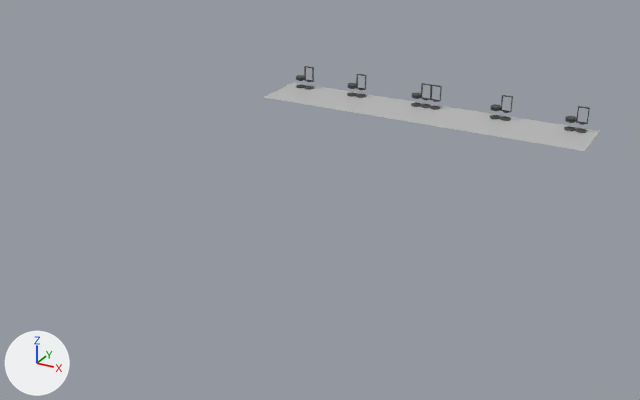
A saved change to the FBX model Ghostbait/FBXFiles/TutorialScene.fbx.
Camera for both pictures: a camera (50 mm lens) standing at (0.444, -0.755, 0.264) and looking at (0.125, -0.175, -0.026). The lights are fixed; the arrows at lower left show +X, +Y and +Z. Where no turn or scale is listed for an object, it has been applied to the vertices.

Names of what the first picture shows: 'TutorialFloor__0'.
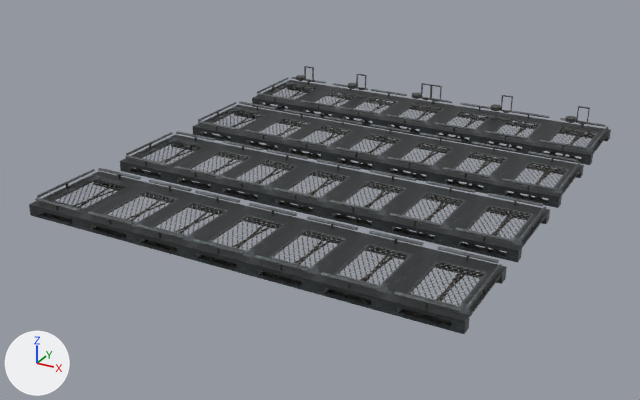
The change, as JSON lines over the scene's bpy script:
```json
{"op": "add", "block": "img_catwalkt_png", "code": ["img_catwalkt_png = load_image('catwalkT.png', '_unpacked/catwalkT.png', 512, 512, 'sRGB')"]}
{"op": "add", "block": "mat_pasted__pasted__lambert12", "code": ["mat_pasted__pasted__lambert12 = principled_material('pasted__pasted__lambert12')", "mat_pasted__pasted__lambert12.texture = img_catwalkt_png  # with its transparency"]}
{"op": "add", "block": "mat_pasted__pasted__lambert14", "code": ["mat_pasted__pasted__lambert14 = principled_material('pasted__pasted__lambert14')", "mat_pasted__pasted__lambert14.texture = img_catwalkt_png  # with its transparency"]}
{"op": "add", "block": "mat_pasted__pasted__lambert13", "code": ["mat_pasted__pasted__lambert13 = principled_material('pasted__pasted__lambert13')", "mat_pasted__pasted__lambert13.texture = img_catwalkt_png  # with its transparency"]}
{"op": "add", "block": "mat_pasted__pasted__lambert15", "code": ["mat_pasted__pasted__lambert15 = principled_material('pasted__pasted__lambert15')", "mat_pasted__pasted__lambert15.texture = img_catwalkt_png  # with its transparency"]}
{"block": "me_mesh_011", "where": "# used by ob_tutorialfloor__0; location = (0.14, 0.0, 0.0)"}
{"op": "remove", "block": "me_mesh_011", "code": "me_mesh_011.from_pydata(...)  # 4 vertices, 2 faces; spans x -0.16..0.16, y -0.03..0.03, z 0.0"}
{"op": "remove", "block": "me_mesh_011", "code": "me_mesh_011.materials.append(mat_lambert1)  # grey #bcbcbc"}
{"op": "add", "block": "me_mesh_011", "code": "me_mesh_011.from_pydata(...)  # 1336 vertices, 1886 faces; spans x -0.168..0.168, y -0.037..0.037, z -0.009..0.005"}
{"block": "me_mesh_011", "change": "me_mesh_011 part 1: 4 vertices removed from x -0.16..0.16, y -0.03..0.03, z 0.0; 1336 vertices added at x -0.168..0.168, y -0.037..0.037, z -0.009..0.005"}
{"block": "me_mesh_011", "change": "me_mesh_011 part 2: the surface is now shaded smooth"}
{"op": "add", "block": "me_mesh_011", "code": "me_mesh_011.materials.append(mat_pasted__pasted__lambert12)  # picture img_catwalkt_png"}
{"op": "add", "block": "me_mesh_010_1", "code": ["me_mesh_010_1 = bpy.data.meshes.new('Mesh.010')", "me_mesh_010_1.from_pydata(...)  # 1336 vertices, 1886 faces; spans x -0.168..0.168, y -0.037..0.037, z -0.007..0.007", "me_mesh_010_1.materials.append(mat_pasted__pasted__lambert14)  # picture img_catwalkt_png"]}
{"op": "add", "block": "me_mesh_009_1", "code": ["me_mesh_009_1 = bpy.data.meshes.new('Mesh.009')", "me_mesh_009_1.from_pydata(...)  # 1336 vertices, 1886 faces; spans x -0.168..0.168, y -0.037..0.037, z -0.007..0.007", "me_mesh_009_1.materials.append(mat_pasted__pasted__lambert13)  # picture img_catwalkt_png"]}
{"op": "add", "block": "me_mesh_011_1", "code": ["me_mesh_011_1 = bpy.data.meshes.new('Mesh.011')", "me_mesh_011_1.from_pydata(...)  # 1336 vertices, 1886 faces; spans x -0.168..0.168, y -0.037..0.037, z -0.007..0.007", "me_mesh_011_1.materials.append(mat_pasted__pasted__lambert15)  # picture img_catwalkt_png"]}
{"op": "add", "block": "ob_tutorialfloor__2", "code": ["ob_tutorialfloor__2 = bpy.data.objects.new('TutorialFloor__2', me_mesh_010_1)", "ob_tutorialfloor__2.location = (0.1397, -0.2, -0.0019)"]}
{"op": "add", "block": "ob_tutorialfloor__1", "code": ["ob_tutorialfloor__1 = bpy.data.objects.new('TutorialFloor__1', me_mesh_009_1)", "ob_tutorialfloor__1.location = (0.1397, -0.1, -0.0019)"]}
{"op": "add", "block": "ob_tutorialfloor__3", "code": ["ob_tutorialfloor__3 = bpy.data.objects.new('TutorialFloor__3', me_mesh_011_1)", "ob_tutorialfloor__3.location = (0.1397, -0.3, -0.0019)"]}
```

Boxes (x1, y1, x2, y2) around the edits, measured in the pictures (640 x 400 px):
```json
{"object": "TutorialFloor__3", "change": "added", "after": [29, 168, 507, 334], "on screen": "black"}
{"object": "TutorialFloor__2", "change": "added", "after": [120, 131, 550, 263], "on screen": "black"}
{"object": "TutorialFloor__1", "change": "added", "after": [192, 101, 584, 208]}
{"object": "TutorialFloor__0", "change": "reshaped", "before": [265, 83, 600, 151], "after": [252, 77, 611, 165], "on screen": "7% wider, 29% taller"}
{"part": 1, "of": "me_mesh_011", "change": "built on", "before": [265, 83, 600, 151], "after": [252, 77, 611, 165]}
```
